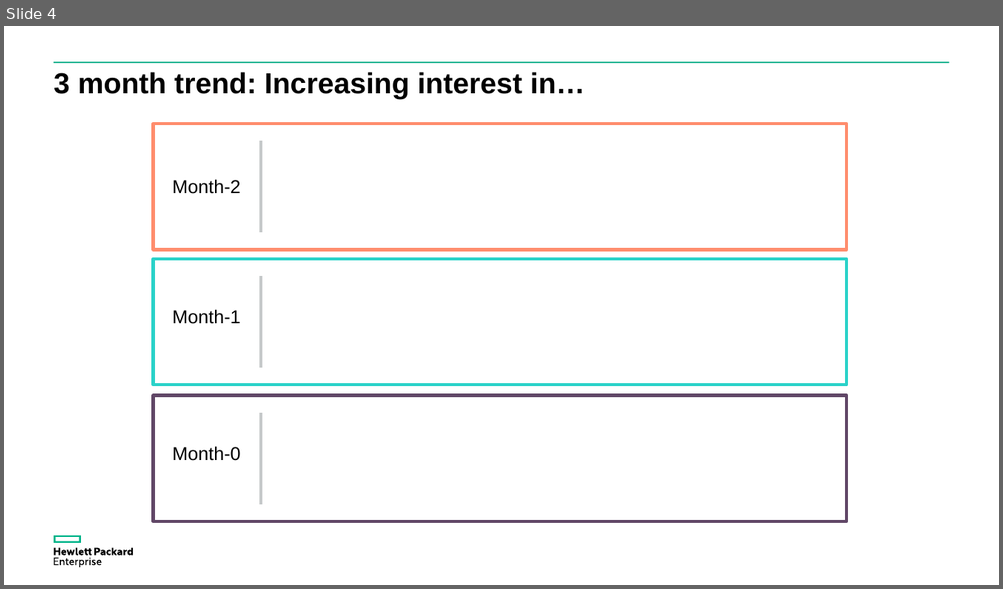
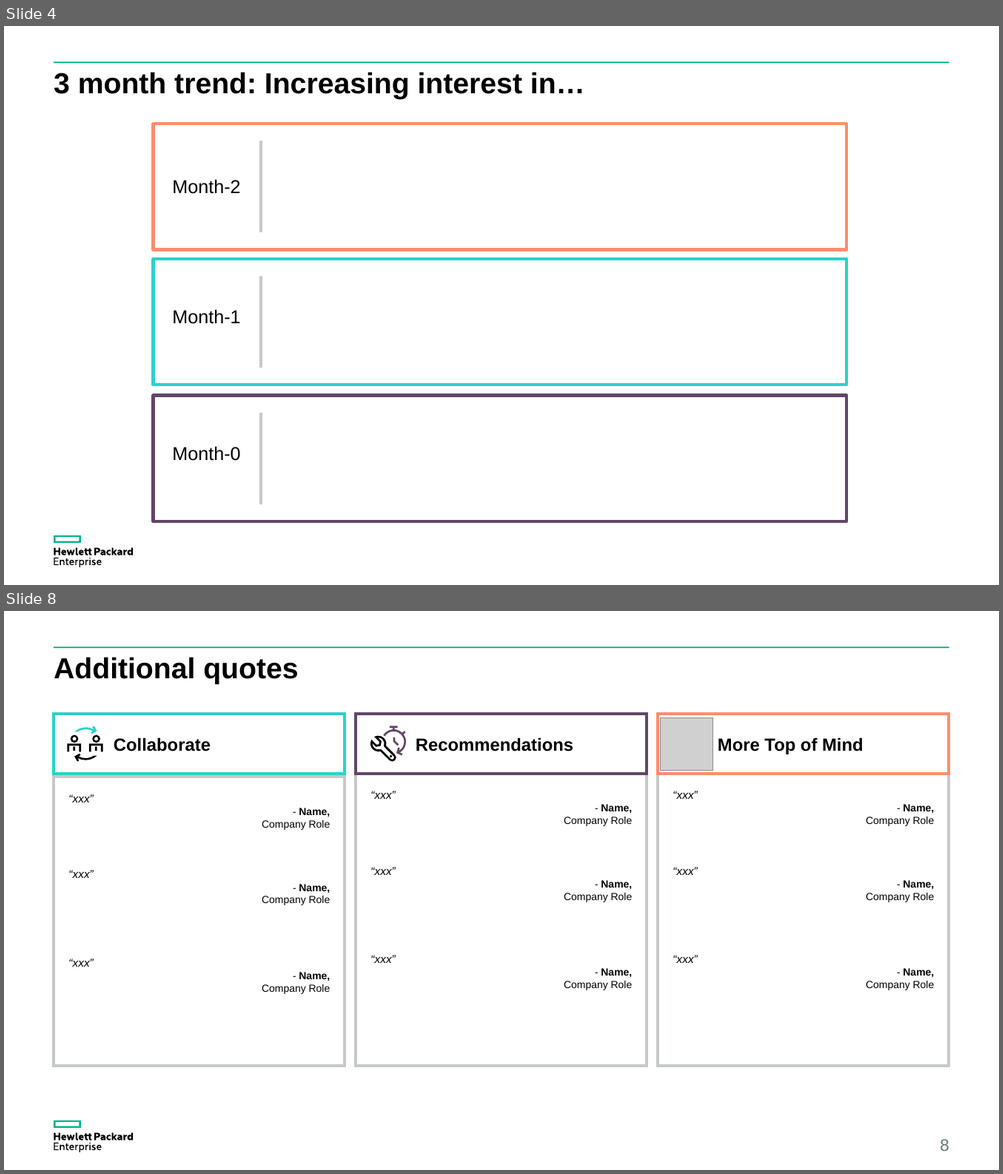
Before and after one commit to clivemeister/excel_to_ppt, a slide deck: GCA_Customer_Insights_Month-Year.pptx. Shown one above the other, each under a label of ours: slide 4 before the commit, slides 4 and 8 after it; the slides between them are not shown. The pictures are 1003x589 and 1003x1174 pixels, drawn with LibreOffice and Linux fonts; fonts in the diff are those of the drawing; grey boxes stand for pictures. Boxes give left, top, right and bottom in pixels: in the first picture for what was removed or moved away, otherwise in the second. Text is boxed around its words. In the diff, an @@ line names an element or a change of style, - is before the commit and + after.

```diff
--- a/GCA_Customer_Insights_Month-Year.pptx
+++ b/GCA_Customer_Insights_Month-Year.pptx
@@ slide 8 added at [4,611,999,1170], background #FFFFFF; not listed: 3 template elements that a slide beside it also shows @@
@@ title added at [54,657,298,684], 28 pt, text #000000, bold @@
+Additional quotes
@@ rectangle added at [54,714,345,774], fill #FFFFFF, outline #2AD2C9 3 pt, 17 pt, text #000000, bold @@
+Collaborate
@@ rectangle added at [356,714,647,774], fill #FFFFFF, outline #614767 3 pt, 17 pt, text #000000, bold @@
+Recommendations
@@ rectangle added at [657,714,948,774], fill #FFFFFF, outline #FF8D6D 3 pt, 17 pt, text #000000, bold @@
+More Top of Mind
@@ picture added at [660,718,714,771] @@
@@ group added at [370,726,406,762]: 4 freeform shapes @@
@@ group added at [68,726,103,762]: 6 freeform shapes, 2 rectangles @@
@@ rectangle added at [54,777,345,1066], fill #FFFFFF, outline #C6C9CA 3 pt, 10 pt, text #000000 @@
+“xxx”
+- Name,
+Company Role
+“xxx”
+- Name,
+Company Role
+“xxx”
+- Name,
+Company Role
@@ rectangle added at [356,773,647,1066], fill #FFFFFF, outline #C6C9CA 3 pt, 10 pt, text #000000 @@
+“xxx”
+- Name,
+Company Role
+“xxx”
+- Name,
+Company Role
+“xxx”
+- Name,
+Company Role
@@ rectangle added at [657,773,948,1066], fill #FFFFFF, outline #C6C9CA 3 pt, 10 pt, text #000000 @@
+“xxx”
+- Name,
+Company Role
+“xxx”
+- Name,
+Company Role
+“xxx”
+- Name,
+Company Role
@@ page number added at [939,1139,948,1151], 16 pt, text #5F7A76 @@
+8
```
Also in this commit, not shown: 6 slides changed, 2 other slides added, 2 slides removed, 40 other files.
